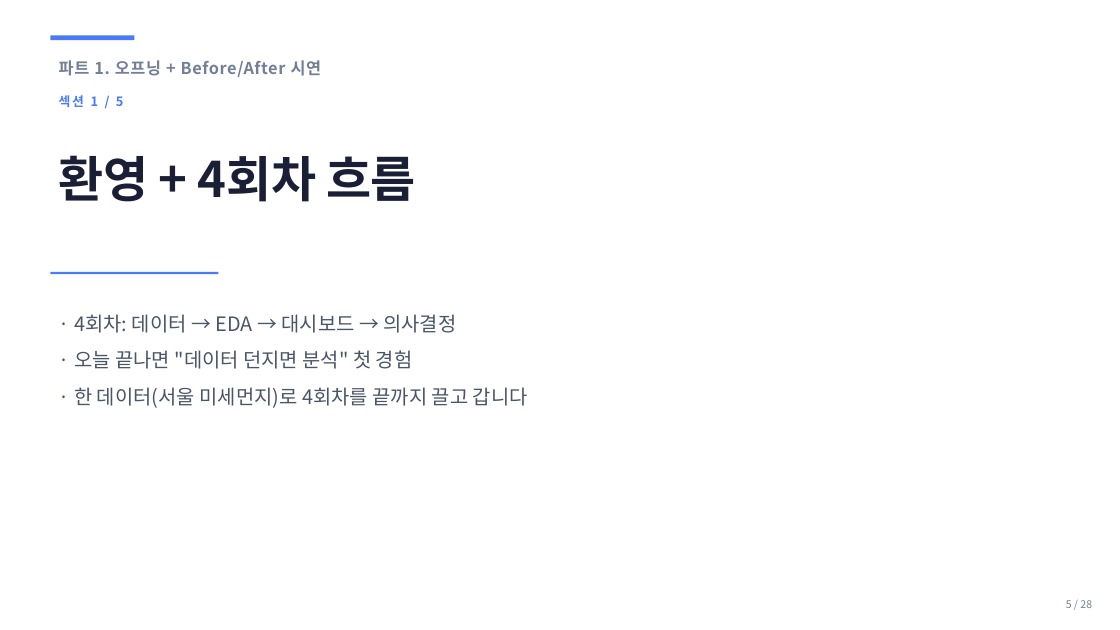
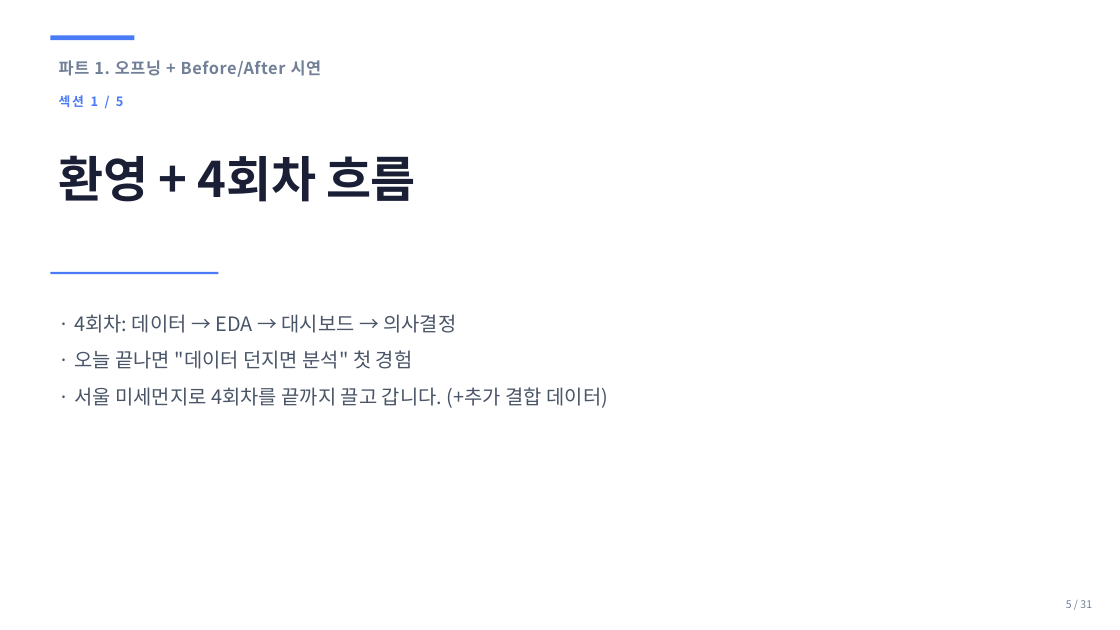
Before and after one commit to sujinpark-datapopcorn/inflearn_ccd_challenge, a slide deck: slide 5 of ppt/b2g_day1_setup.pptx. Drawn at 1120x630 pixels with LibreOffice and Linux fonts; fonts in the diff are those of the drawing. Boxes give left, top, right and bottom in pixels: in the first picture for what was removed or moved away, otherwise in the second. Text is boxed around its words. In the diff, an @@ line names an element or a change of style, - is before the commit and + after.

```diff
--- a/ppt/b2g_day1_setup.pptx
+++ b/ppt/b2g_day1_setup.pptx
@@ text at [74, 387, 608, 408]: text changed @@
-· 한 데이터(서울 미세먼지)로 4회차를 끝까지 끌고 갑니다
+· 서울 미세먼지로 4회차를 끝까지 끌고 갑니다. (+추가 결합 데이터)
@@ text at [1066, 600, 1092, 608]: text changed @@
-5 / 28
+5 / 31
```
Also in this commit, not shown: 26 other slides changed, 3 slides added, 4 other files.
